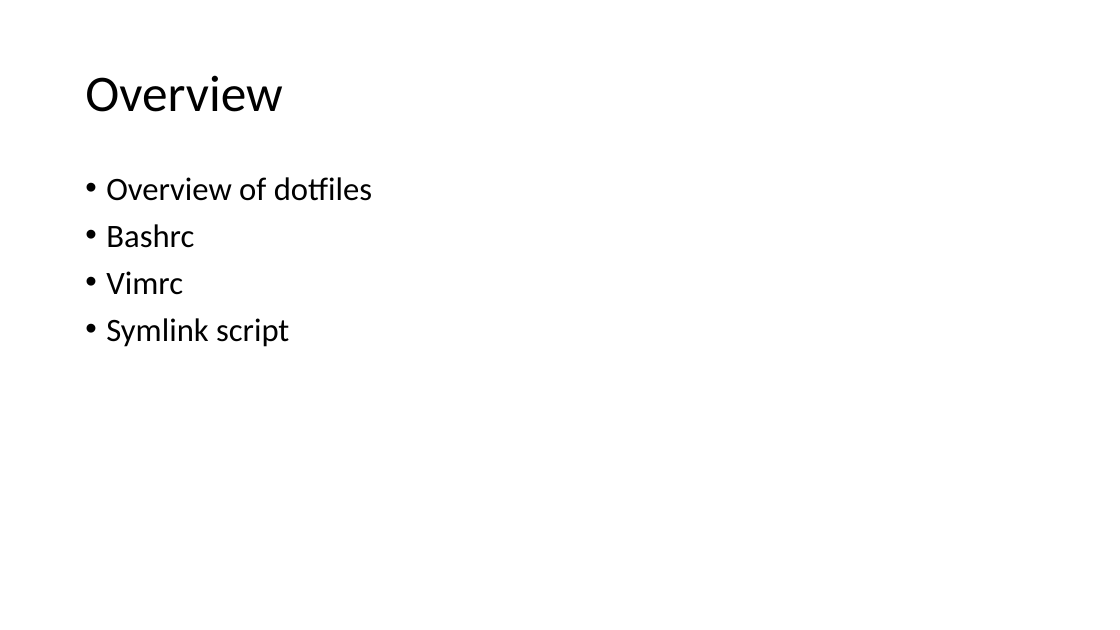
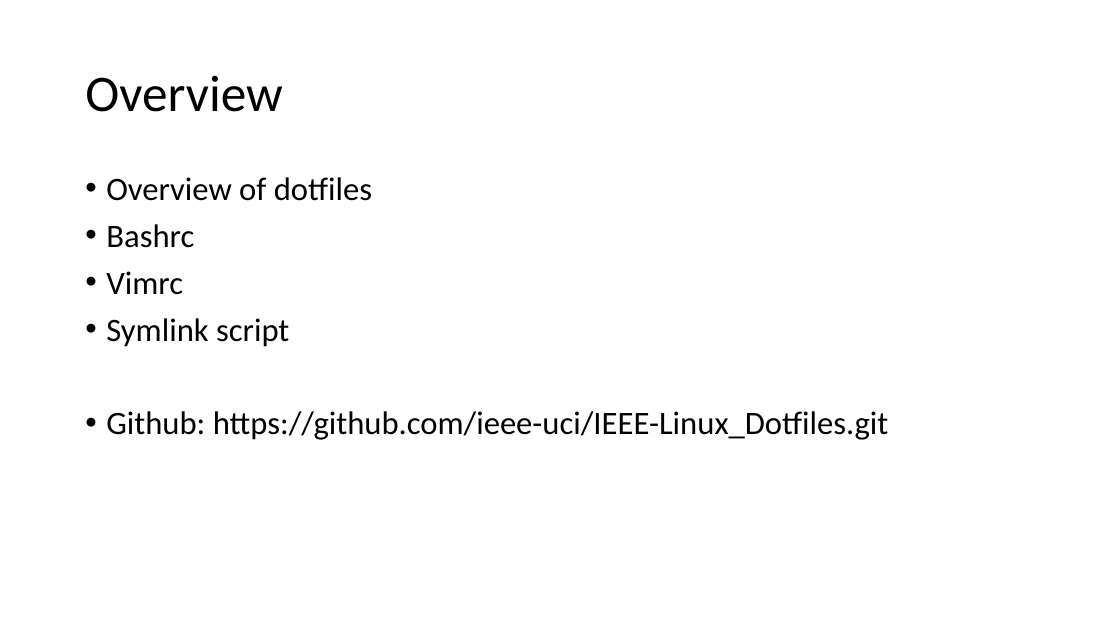
Before and after one commit to ValenYamamoto/IEEE-Linux_Dotfiles, a slide deck: slide 2 of workshop_pp.pptx. Drawn at 1120x630 pixels with LibreOffice and Linux fonts; fonts in the diff are those of the drawing. Boxes give left, top, right and bottom in pixels: in the first picture for what was removed or moved away, otherwise in the second. Text is boxed around its words. In the diff, an @@ line names an element or a change of style, - is before the commit and + after.

```diff
--- a/workshop_pp.pptx
+++ b/workshop_pp.pptx
@@ text at [106,411,889,440]: paragraph added @@
+• Github: https://github.com/ieee-uci/IEEE-Linux_Dotfiles.git
```
Also in this commit, not shown: 1 slide added.
